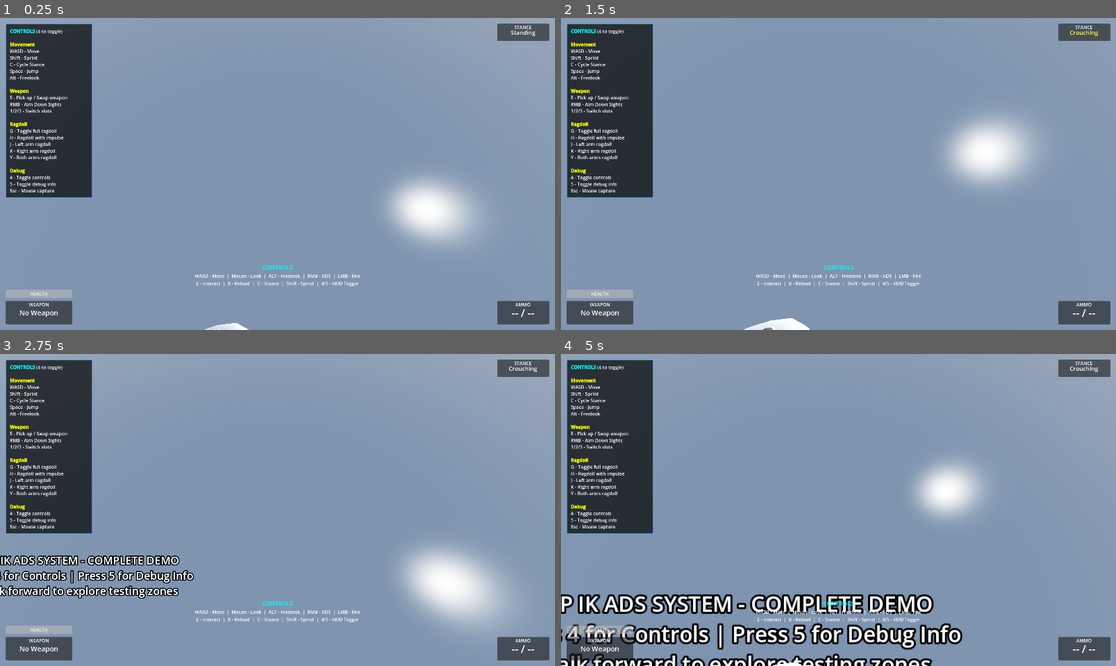
Above: before the commit, frames 1-4 (two rows, left to right).
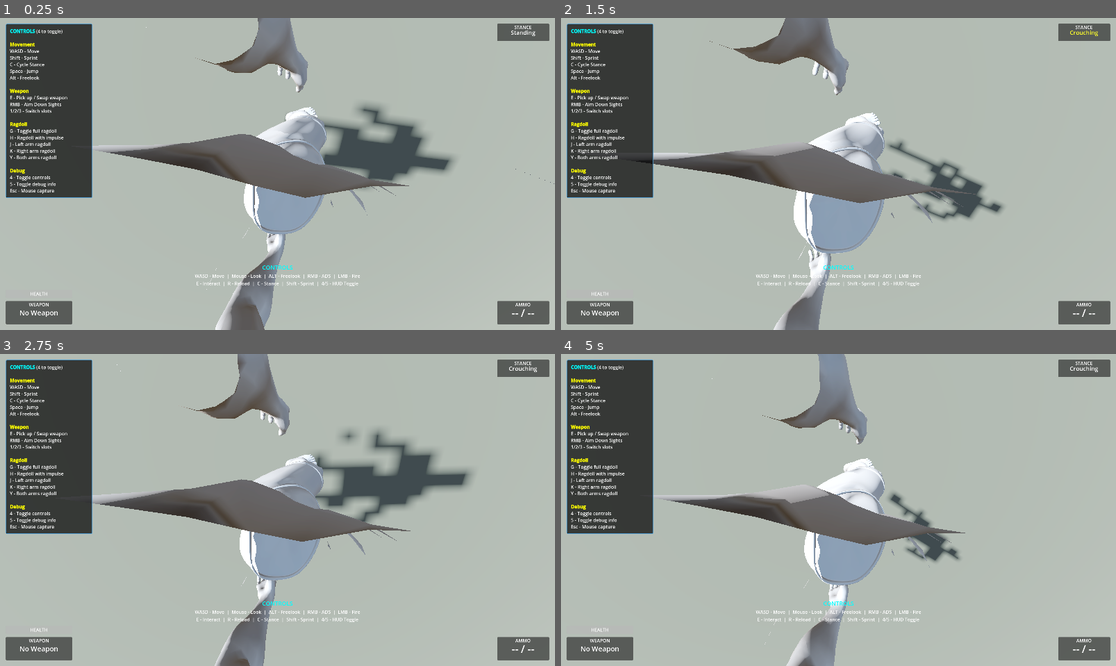
Above: after the commit, the same moments.

Repository: lmf-git/fpp-ik-ads
Game: Godot game, scene res://scenes/enhanced_demo.tscn
Two runs of this game, one before a commit and one after it. Both use one fixed random seed, a clock stepped at 60 frames per second and the inputs below.
Inputs (mouse positions are in pixels of both pictures, inside the frame that each line leads up to):
- Up to frame 1 (0.25 s): no input
- Up to frame 2 (1.5 s): tap Enter at 0.5 s; move the mouse to (866, 174) at 0.52 s; hold Right mouse button (aim_down_sights) 0.53-1.28 s; hold W (move_forward) from 0.53 s (still down); click (866, 174) at 0.67 s; tap Space (jump) at 0.77 s; move the mouse to (810, 174) at 1.27 s; tap C (crouch) at 1.35 s
- Up to frame 3 (2.75 s): keep holding W (move_forward); tap Space (jump) at 1.52 s; move the mouse to (288, 503) at 2.02 s; press the mouse at (288, 503) at 2.03 s
- Up to frame 4 (5 s): keep holding W (move_forward); move the mouse to (832, 516) at 2.77 s; release the mouse at (832, 516) at 2.78 s; tap Alt (freelook) at 2.85 s; click (832, 516) at 2.92 s; tap Space (jump) at 3.02, 3.77, 4.52 s; move the mouse to (877, 513) at 3.52 s; tap E (interact) at 3.6 s; move the mouse to (794, 506) at 4.27 s; tap Shift (sprint) at 4.35 s

The runs differ from the first frame. In frame 1, 86% of the frame differs, in the area x 0-100%, y 0-100%; in frame 2, 86%; in frame 3, 85%; in frame 4, 86%.

Commit message:
Fix FPS camera direction and remove ragdoll spring-back
Camera fixes:
- Add 180° Y rotation to FPS camera to counter character model rotation
- FPS camera now faces same direction as third-person camera
- Character model has 180° Y rotation, camera needs to counter it

Ragdoll fixes:
- Set angular_limit damping to 0.0 (was 12.0-15.0)
- Removes spring-back/torque that returns limbs to rest pose
- Limbs now stay loose and in whatever position physics puts them
- No more elastic return to T-pose during ragdoll

Diff:
--- a/scripts/components/camera_controller_component.gd
+++ b/scripts/components/camera_controller_component.gd
@@ -216,8 +216,8 @@
 			fps_camera.current = true
 
 		# In FPS mode, camera handles pitch only
-		# Character model is rotated 180° so camera needs 0° yaw to face forward
-		fps_camera.rotation = Vector3(camera_x_rotation, 0, 0)
+		# Character model is rotated 180° Y, so camera needs 180° Y to counter it
+		fps_camera.rotation = Vector3(camera_x_rotation, PI, 0)
 
 ## Update ADS (Aim Down Sights) FOV
 func update_ads(delta: float, is_aiming: bool) -> void:
--- a/scripts/components/ragdoll_controller_refactored.gd
+++ b/scripts/components/ragdoll_controller_refactored.gd
@@ -275,7 +275,8 @@
 			physical_bone.set("joint_constraints/angular_limit_%s/lower_limit" % axis, deg_to_rad(limits[1]))
 			physical_bone.set("joint_constraints/angular_limit_%s/softness" % axis, soft)
 			physical_bone.set("joint_constraints/angular_limit_%s/restitution" % axis, 0.0)
-			physical_bone.set("joint_constraints/angular_limit_%s/damping" % axis, 15.0 if "arm" in String(config_key) or "leg" in String(config_key) else 12.0)
+			# Set damping to 0.0 to prevent spring-back to rest pose
+			physical_bone.set("joint_constraints/angular_limit_%s/damping" % axis, 0.0)
 
 func _set_linear_limits(physical_bone: PhysicalBone3D, limit: float) -> void:
 	# Only enable linear limits if limit is greater than 0
